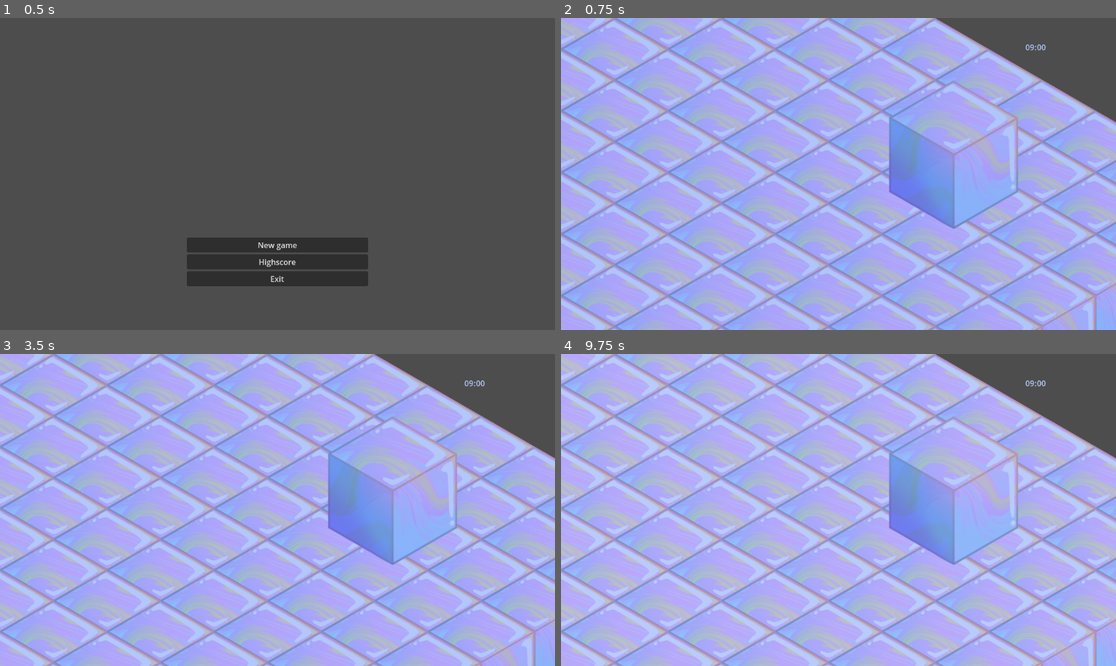
Above: before the commit, frames 1-4 (two rows, left to right).
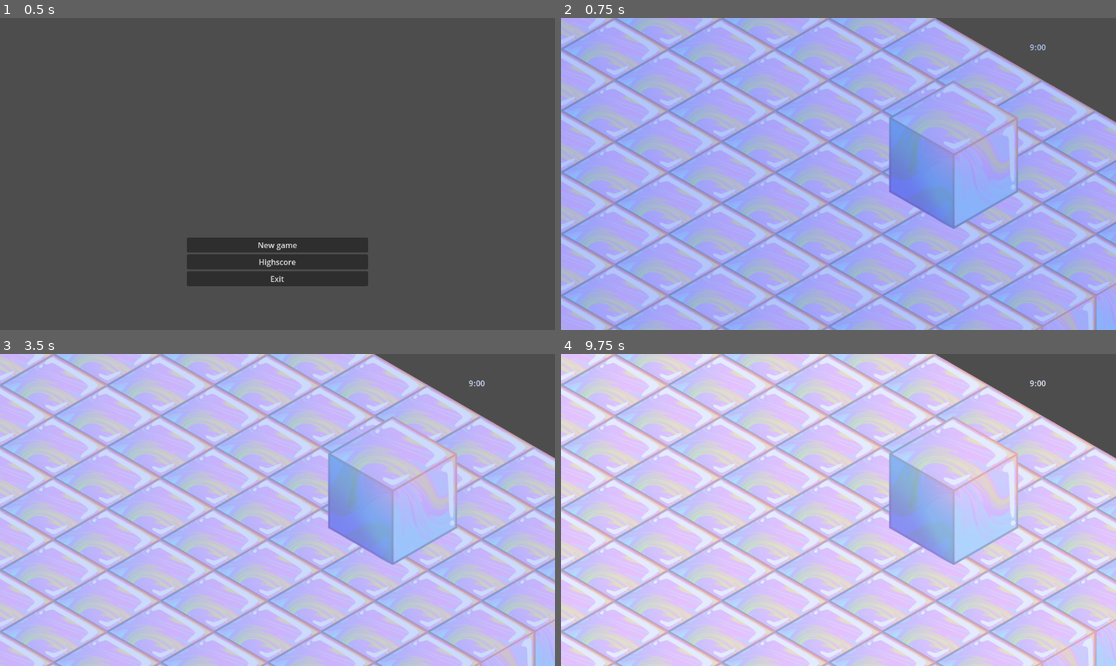
Above: after the commit, the same moments.

Repository: Trashpanda-GameDev/BubbleTown
Game: Godot game, scene res://scenes/main_menu.tscn
Two runs of this game, one before a commit and one after it. Both use one fixed random seed, a clock stepped at 60 frames per second and the inputs below.
Inputs (mouse positions are in pixels of both pictures, inside the frame that each line leads up to):
- Up to frame 1 (0.5 s): no input
- Up to frame 2 (0.75 s): click "New game" at 0.5 s
- Up to frame 3 (3.5 s): tap Enter at 1.25, 2.75 s; move the mouse to (399, 494) at 1.27 s; hold D (movement_right) 1.28-2 s; tap O at 1.35 s; click (399, 494) at 1.42 s; tap Space at 2 s; drag from (166, 525) to (249, 572) at 2.02 s; move the mouse to (333, 441) at 2.77 s; hold D (movement_right) from 2.78 s (still down); tap Shift at 2.85 s
- Up to frame 4 (9.75 s): release D (movement_right) at 3.5 s; tap Space at 3.5, 5 s; drag from (810, 572) to (672, 463) at 3.52 s; tap Enter at 4.25 s; move the mouse to (1005, 556) at 4.27 s; hold A (movement_left) 4.28-5 s; tap O at 4.35, 7.35 s; drag from (672, 463) to (755, 432) at 5.02 s; move the mouse to (866, 510) at 5.77 s; hold S (movement_down) 5.78-6.5 s; tap Shift at 5.85, 8.85 s; click (866, 510) at 5.92 s; drag from (755, 432) to (727, 525) at 6.52 s; move the mouse to (960, 494) at 7.27 s; hold W (movement_up) 7.28-8 s; drag from (727, 525) to (810, 572) at 8.02 s; move the mouse to (894, 441) at 8.77 s; hold S (movement_down) 8.78-9.5 s; drag from (810, 572) to (672, 463) at 9.52 s

Frame 1 is identical in both runs. In frame 2, less than 0.1% of the frame differs, in the area x 83-86%, y 8-11%; in frame 3, 48%; in frame 4, 95%, in the area x 0-100%, y 0-100%.
Error before the commit: Invalid operands 'bool' and 'int' in operator '!='. (res://scripts/day_cycle.gd:23)

Commit message:
Fix state machine on daily cycle and decouple from the main scene

Diff:
--- /dev/null
+++ b/scenes/daily_cycle.tscn
@@ -0,0 +1,63 @@
+[gd_scene load_steps=6 format=3 uid="uid://b7kytukal1of8"]
+
+[ext_resource type="PackedScene" uid="uid://chdcyda3cu3k0" path="res://scenes/day_and_time.tscn" id="1_it6un"]
+[ext_resource type="Script" uid="uid://d26ymlecpchdk" path="res://scripts/day_cycle.gd" id="2_2jb6k"]
+
+[sub_resource type="Animation" id="Animation_eruj1"]
+length = 360.0
+tracks/0/type = "value"
+tracks/0/imported = false
+tracks/0/enabled = true
+tracks/0/path = NodePath(".:color")
+tracks/0/interp = 1
+tracks/0/loop_wrap = true
+tracks/0/keys = {
+"times": PackedFloat32Array(0, 5, 50, 300, 360),
+"transitions": PackedFloat32Array(1, 1, 1, 1, 1),
+"update": 0,
+"values": [Color(0.690677, 0.771796, 0.976782, 1), Color(0.88067, 0.912466, 0.99077, 1), Color(1, 1, 1, 1), Color(0.982253, 0.569723, 0.560609, 1), Color(0.593308, 0.364341, 0.714165, 1)]
+}
+
+[sub_resource type="Animation" id="Animation_ms2es"]
+resource_name = "day_cycle_animation"
+length = 120.0
+loop_mode = 1
+tracks/0/type = "value"
+tracks/0/imported = false
+tracks/0/enabled = true
+tracks/0/path = NodePath(".:color")
+tracks/0/interp = 1
+tracks/0/loop_wrap = true
+tracks/0/keys = {
+"times": PackedFloat32Array(0.0333333, 80, 120),
+"transitions": PackedFloat32Array(1, 1, 1),
+"update": 0,
+"values": [Color(0.915662, 0.891866, 0.992276, 1), Color(0.878431, 0.584314, 0.309804, 1), Color(0.682929, 0.543463, 0.901459, 1)]
+}
+
+[sub_resource type="AnimationLibrary" id="AnimationLibrary_1jyyf"]
+_data = {
+&"RESET": SubResource("Animation_eruj1"),
+&"day_cycle_animation": SubResource("Animation_ms2es")
+}
+
+[node name="DailyCycle" type="Node"]
+
+[node name="DayAndTime" parent="." instance=ExtResource("1_it6un")]
+offset_left = 964.0
+offset_top = 20.0
+offset_right = 964.0
+offset_bottom = 20.0
+
+[node name="DayCycle" type="CanvasModulate" parent="."]
+position = Vector2(-278, 130)
+color = Color(0.690677, 0.771796, 0.976782, 1)
+script = ExtResource("2_2jb6k")
+
+[node name="AnimationPlayer" type="AnimationPlayer" parent="DayCycle"]
+libraries = {
+&"": SubResource("AnimationLibrary_1jyyf")
+}
+autoplay = "RESET"
+
+[connection signal="updateTime" from="DayCycle" to="DayAndTime" method="_on_day_cycle_update_time"]
--- a/scenes/town.tscn
+++ b/scenes/town.tscn
@@ -1,46 +1,7 @@
-[gd_scene load_steps=9 format=4 uid="uid://cpl2fu5au2wx2"]
+[gd_scene load_steps=5 format=4 uid="uid://cpl2fu5au2wx2"]
 
-[ext_resource type="Script" uid="uid://d26ymlecpchdk" path="res://scripts/day_cycle.gd" id="1_f2a5t"]
+[ext_resource type="PackedScene" uid="uid://b7kytukal1of8" path="res://scenes/daily_cycle.tscn" id="1_f2a5t"]
 [ext_resource type="Texture2D" uid="uid://bh5ogjitlddnx" path="res://assets/tile_placeholder.png" id="1_gt07c"]
-[ext_resource type="PackedScene" uid="uid://chdcyda3cu3k0" path="res://scenes/day_and_time.tscn" id="3_ms2es"]
-
-[sub_resource type="Animation" id="Animation_eruj1"]
-length = 360.0
-tracks/0/type = "value"
-tracks/0/imported = false
-tracks/0/enabled = true
-tracks/0/path = NodePath(".:color")
-tracks/0/interp = 1
-tracks/0/loop_wrap = true
-tracks/0/keys = {
-"times": PackedFloat32Array(0, 50, 184.1, 300, 360),
-"transitions": PackedFloat32Array(1, 1, 1, 1, 1),
-"update": 0,
-"values": [Color(0.690677, 0.771796, 0.976782, 1), Color(0.88067, 0.912466, 0.99077, 1), Color(1, 1, 1, 1), Color(0.982253, 0.569723, 0.560609, 1), Color(0.593308, 0.364341, 0.714165, 1)]
-}
-
-[sub_resource type="Animation" id="Animation_ms2es"]
-resource_name = "day_cycle_animation"
-length = 120.0
-loop_mode = 1
-tracks/0/type = "value"
-tracks/0/imported = false
-tracks/0/enabled = true
-tracks/0/path = NodePath(".:color")
-tracks/0/interp = 1
-tracks/0/loop_wrap = true
-tracks/0/keys = {
-"times": PackedFloat32Array(0.0333333, 80, 120),
-"transitions": PackedFloat32Array(1, 1, 1),
-"update": 0,
-"values": [Color(0.915662, 0.891866, 0.992276, 1), Color(0.878431, 0.584314, 0.309804, 1), Color(0.682929, 0.543463, 0.901459, 1)]
-}
-
-[sub_resource type="AnimationLibrary" id="AnimationLibrary_1jyyf"]
-_data = {
-&"RESET": SubResource("Animation_eruj1"),
-&"day_cycle_animation": SubResource("Animation_ms2es")
-}
 
 [sub_resource type="TileSetAtlasSource" id="TileSetAtlasSource_gt07c"]
 texture = ExtResource("1_gt07c")
@@ -58,22 +19,7 @@
 
 [node name="Town" type="Node2D"]
 
-[node name="DayAndTime" parent="." instance=ExtResource("3_ms2es")]
-offset_left = 964.0
-offset_top = 20.0
-offset_right = 964.0
-offset_bottom = 20.0
-
-[node name="DayCycle" type="CanvasModulate" parent="."]
-position = Vector2(-278, 130)
-color = Color(0.690677, 0.771796, 0.976782, 1)
-script = ExtResource("1_f2a5t")
-
-[node name="AnimationPlayer" type="AnimationPlayer" parent="DayCycle"]
-libraries = {
-&"": SubResource("AnimationLibrary_1jyyf")
-}
-autoplay = "RESET"
+[node name="DailyCycle" parent="." instance=ExtResource("1_f2a5t")]
 
 [node name="Background" type="Node2D" parent="."]
 
@@ -93,5 +39,3 @@
 position = Vector2(-1112, -192)
 scale = Vector2(2, 2)
 texture = ExtResource("1_gt07c")
-
-[connection signal="updateTime" from="DayCycle" to="DayAndTime" method="_on_day_cycle_update_time"]
--- a/scripts/day_cycle.gd
+++ b/scripts/day_cycle.gd
@@ -20,7 +20,7 @@
 func _process(delta: float) -> void:
 	var currentAnimationPosition = animationPlayer.current_animation_position
 
-	if currentAnimationPosition < 50 != DAY_STATE.DAWN:
+	if currentAnimationPosition < 50 && dayTime != DAY_STATE.DAWN:
 		dayTime = DAY_STATE.DAWN
 		changeDayTime.emit(dayTime)
 	elif currentAnimationPosition > 50 && currentAnimationPosition < 180 && dayTime != DAY_STATE.MORNING:
